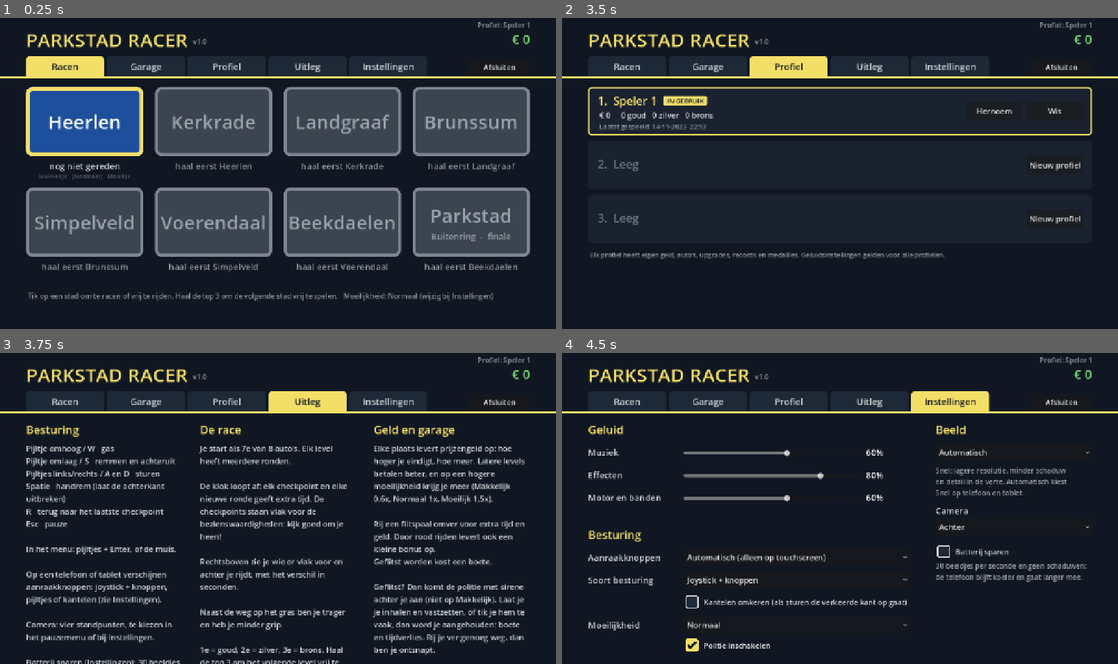
Above: before the commit, frames 1-4 (two rows, left to right).
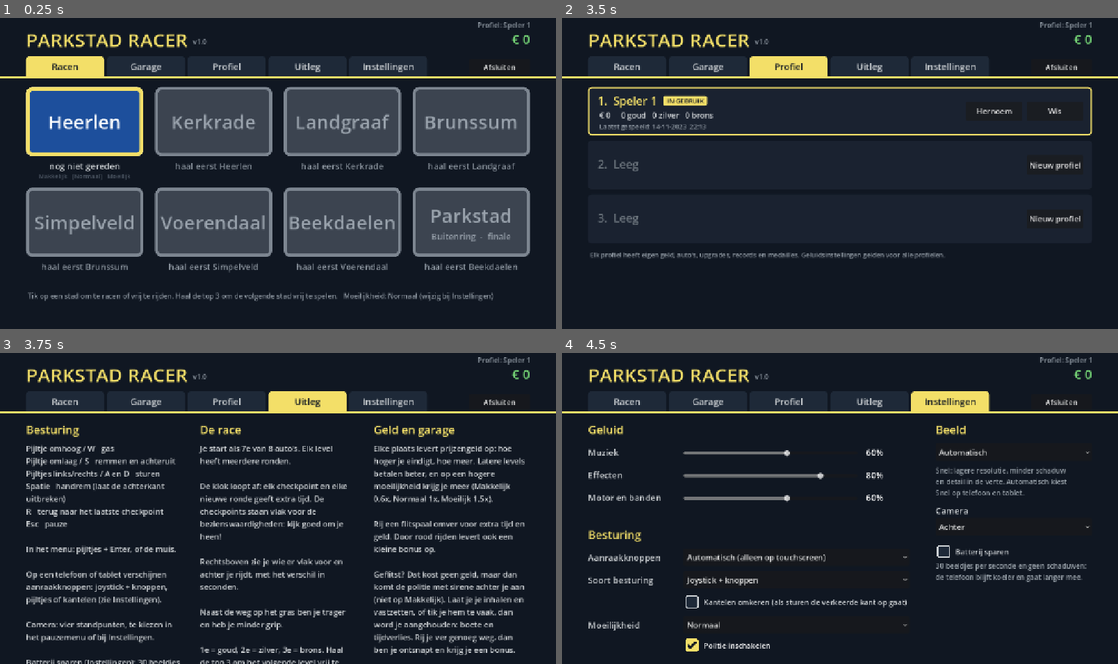
Above: after the commit, the same moments.

Repository: Clippie93/parkstad-racer
Game: Godot game, scene res://scenes/menu.tscn
Same seed, same stepped clock (60 frames per second), same inputs: the game is played once before the commit and once after it. Sound files missing from this copy of the repository are replaced by a short silence.
Inputs:
- Up to frame 1 (0.25 s): no input
- Up to frame 2 (3.5 s): click "Racen" at 0.5 s; click "Garage" at 1.25 s; click "Racen" at 2 s; click "Profiel" at 2.75 s
- Up to frame 3 (3.75 s): click "Uitleg" at 3.5 s
- Up to frame 4 (4.5 s): click "Instellingen" at 4.25 s

Frames 1-2 are identical in both runs. In frame 3, 2.4% of the frame differs, in the area x 67-95%, y 66-98%; in frame 4, nothing differs.

Commit message:
Geld: geflitst worden kost geen geld meer, boetes hoogstens de helft van de race-inkomsten
Co-Authored-By: Claude Opus 5.5 <noreply@anthropic.com>

Diff:
--- a/scripts/menu.gd
+++ b/scripts/menu.gd
@@ -546,7 +546,7 @@
     var cols := [
         ["Besturing", "Pijltje omhoog / W   gas\nPijltje omlaag / S   remmen en achteruit\nPijltjes links/rechts / A en …(467 unchanged characters)…
         ["De race", "Je start als 7e van 8 auto's. Elk level heeft meerdere ronden.\n\nDe klok loopt af: elk checkpoint …(526 unchanged characters)…
-        ["Geld en garage", "Elke plaats levert prijzengeld o …(215 unchanged characters)… rijden levert ook een kleine bonus op.\nGeflitst worden kost een boete.\n\nGeflitst? Dan komt de politie met sirene achter je aan (niet op Makkelijk). Laat je je inhalen en vastzetten, of tik je hem te vaak, dan word je aangehouden: boete en tijdverlies. Rij je ver genoeg weg, dan ben je ontsnapt.\n\nFietser aangereden? Dat kost 8 sec …(319 unchanged characters)…
+        ["Geld en garage", "Elke plaats levert prijzengeld o …(215 unchanged characters)… rijden levert ook een kleine bonus op.\n\nGeflitst? Dat kost geen geld, maar dan komt de politie met sirene achter je aan (niet op Makkelijk). Laat je je inhalen en vastzetten, of tik je hem te vaak, dan word je aangehouden: boete en tijdverlies. Rij je ver genoeg weg, dan ben je ontsnapt en krijg je een bonus.\n\nBoetes gaan nooit van je spaargeld af en kosten hoogstens de helft van wat je in een race verdient.\n\nFietser aangereden? Dat kost 8 sec …(319 unchanged characters)…
     ]
     help_box = VBoxContainer.new()
     help_box.position = Vector2(LIST_X, Header.CONTENT_Y)
--- a/scripts/race.gd
+++ b/scripts/race.gd
@@ -58,8 +58,11 @@
 const CAMERA_BONUS := 250
 # Prijzengeld-factor per moeilijkheid (Makkelijk, Normaal, Moeilijk).
 const PRIZE_DIFF := [0.6, 1.0, 1.5]
-const FINE_BASE := 50
-const FINE_PER_KMH := 3
+# Geflitst worden kost geen geld meer (25-11, zoals in de meeste racegames): het gevolg is
+# dat de politie achter je aan komt. Alleen aangehouden worden kost een boete.
+# Vangnet: boetes kunnen nooit meer dan dit deel van wat je in een race verdient opeten,
+# zodat goed rijden altijd iets oplevert.
+const FINE_CAP := 0.5
 # Boetes groeien mee met het level (Heerlen de helft, finale volledig), net als het
 # prijzengeld. En je raakt in een race nooit meer kwijt dan je die race verdient: je
 # spaargeld blijft altijd veilig (zie _payout).
@@ -1523,7 +1526,7 @@
 	Sfx.play(self, "coin", -5.0)
 	_big("FLITSER OMVER!\n+%d s   +%s" % [int(sec), Game.format_money(CAMERA_BONUS)], 1.6, Color("7be07b"))
 
-# Geflitst: boete, afhankelijk van hoeveel te hard.
+# Geflitst: geen boete, maar de politie komt eraan (zie spawn_police).
 func speeding_fine(kmh: int, limit: int) -> void:
 	if free:
 		Sfx.play(self, "flash", -3.0)
@@ -1531,10 +1534,8 @@
 		return
 	if state != State.RACING:
 		return
-	var fine: int = _scaled(FINE_BASE + FINE_PER_KMH * maxi(0, kmh - limit))
-	cash_fines += fine
 	Sfx.play(self, "flash", -3.0)
-	_big("GEFLITST!  %d km/u  (max %d)\nBOETE  %s" % [kmh, limit, Game.format_money(fine)], 1.6, Color("ef5a4f"))
+	_big("GEFLITST!  %d km/u  (max %d)" % [kmh, limit], 1.6, Color("ef5a4f"))
 	spawn_police(kmh)
 
 # ---------------------------------------------------------------- politie
@@ -1693,8 +1694,10 @@
 # Rekent af aan het eind van de race en geeft de regels voor het eindscherm.
 func _payout(pos: int) -> Array:
 	var prize: int = prize_for(pos) if pos > 0 else 0
-	# boetes gaan alleen van wat je deze race verdient af, nooit van je spaargeld
-	var charged: int = mini(cash_fines, prize + cash_cameras + cash_red + cash_escape)
+	# boetes gaan alleen van wat je deze race verdient af (nooit van je spaargeld), en
+	# hoogstens de helft daarvan: goed rijden levert altijd iets op
+	var earned: int = prize + cash_cameras + cash_red + cash_escape
+	var charged: int = mini(cash_fines, int(float(earned) * FINE_CAP))
 	var total: int = prize + cash_cameras + cash_red + cash_escape - charged
 	if not paid:
 		paid = true
Not shown, changed: VERBETERLIJST.md
